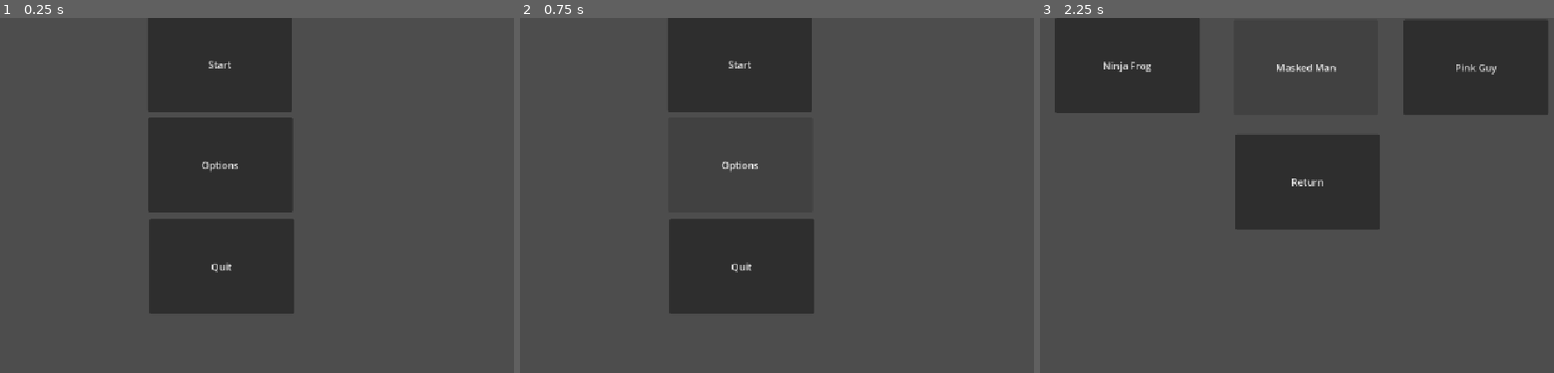
Above: before the commit, frames 1-3 (left to right).
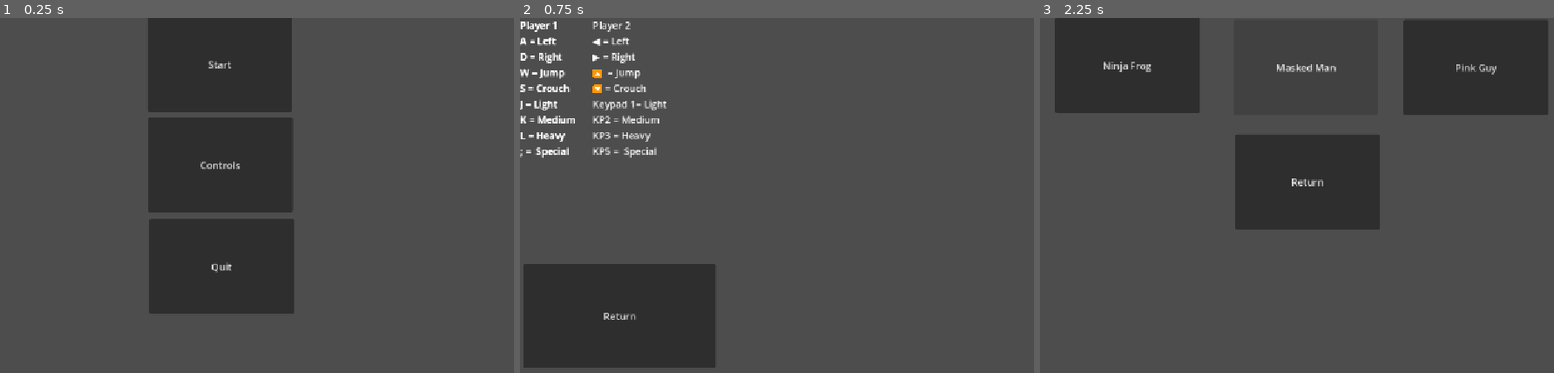
Above: after the commit, the same moments.

Repository: DinomonmonS/War-For-The-World-Tree
Game: Godot game, scene res://Menus/Main Menu.tscn
Two runs of this game, one before a commit and one after it. Both use one fixed random seed, a clock stepped at 60 frames per second and the inputs below.
Inputs (mouse positions are in pixels of both pictures, inside the frame that each line leads up to):
- Up to frame 1 (0.25 s): no input
- Up to frame 2 (0.75 s): click "Options" (after the commit: "Controls") at 0.5 s
- Up to frame 3 (2.25 s): click (1137, 316) at 1.25 s, where only the run after the commit has a clickable "Return"; click "Start" at 2 s

The runs differ from the first frame. In frame 1, 0.1% of the frame differs, in the area x 38-47%, y 40-44%; in frame 2, 25%, in the area x 0-58%, y 0-99%; in frame 3, nothing differs.

Commit message:
more menus

Diff:
--- a/Menus/CHMenu.gd
+++ b/Menus/CHMenu.gd
@@ -14,6 +14,7 @@
 func _on_frog_pressed():
 	F += 1
 	Ch += 1
+
 func _on_mask_pressed():
 	M += 1
 	Ch += 1
@@ -22,5 +23,7 @@
 	P += 1
 	Ch += 1
 
+
 func _on_back_pressed():
+	Ch = 0
 	get_tree().change_scene_to_file("res://Menus/Main Menu.tscn")
--- a/Menus/Character Menu.tscn
+++ b/Menus/Character Menu.tscn
@@ -46,10 +46,7 @@
 "
 
 [connection signal="pressed" from="button_manager/Frog" to="." method="_on_frog_pressed"]
-[connection signal="pressed" from="button_manager/Frog" to="." method="_on_start_pressed"]
-[connection signal="pressed" from="button_manager/Mask" to="." method="_on_options_pressed"]
 [connection signal="pressed" from="button_manager/Mask" to="." method="_on_mask_pressed"]
-[connection signal="pressed" from="button_manager/Pink" to="." method="_on_quit_pressed"]
 [connection signal="pressed" from="button_manager/Pink" to="." method="_on_pink_pressed"]
+[connection signal="pressed" from="button_manager/Back" to="." method="_on_back_pressed"]
 [connection signal="pressed" from="button_manager/Back" to="." method="_on_quit_pressed"]
-[connection signal="pressed" from="button_manager/Back" to="." method="_on_back_pressed"]
--- a/Menus/Main Menu.tscn
+++ b/Menus/Main Menu.tscn
@@ -25,7 +25,8 @@
 offset_top = 164.0
 offset_right = 484.0
 offset_bottom = 321.0
-text = "Options"
+text = "Controls
+"
 
 [node name="Quit" type="Button" parent="button_manager" unique_id=267041835]
 layout_mode = 0
--- /dev/null
+++ b/Menus/controls menu.tscn
@@ -0,0 +1,56 @@
+[gd_scene format=3 uid="uid://bsvolwrfia515"]
+
+[ext_resource type="Script" uid="uid://43c1b1vnvpsp" path="res://Menus/controls.gd" id="1_pnc5j"]
+
+[node name="Controls" type="Node2D" unique_id=1670234441]
+script = ExtResource("1_pnc5j")
+
+[node name="Label" type="Label" parent="." unique_id=386669298]
+offset_right = 92.0
+offset_bottom = 231.0
+text = "Player 1
+A = Left
+D = Right
+W = Jump
+S = Crouch
+J = Light
+K = Medium
+L = Heavy
+; =  Special"
+
+[node name="Label2" type="Label" parent="." unique_id=253365208]
+offset_right = 92.0
+offset_bottom = 231.0
+text = "Player 1
+A = Left
+D = Right
+W = Jump
+S = Crouch
+J = Light
+K = Medium
+L = Heavy
+; =  Special"
+
+[node name="Label3" type="Label" parent="." unique_id=1370661087]
+offset_left = 120.0
+offset_right = 212.0
+offset_bottom = 231.0
+text = "Player 2
+◀️ = Left
+▶️ = Right
+🔼  = Jump
+🔽 = Crouch
+Keypad 1= Light
+KP2 = Medium
+KP3 = Heavy
+KP5 =  Special"
+
+[node name="Button" type="Button" parent="." unique_id=989809141]
+offset_left = 6.0
+offset_top = 406.0
+offset_right = 324.0
+offset_bottom = 578.0
+text = "Return
+"
+
+[connection signal="pressed" from="Button" to="." method="_on_return_pressed"]
--- /dev/null
+++ b/Menus/controls.gd
@@ -0,0 +1,14 @@
+extends Node2D
+
+
+# Called when the node enters the scene tree for the first time.
+func _ready() -> void:
+	pass # Replace with function body.
+
+
+# Called every frame. 'delta' is the elapsed time since the previous frame.
+func _process(delta: float) -> void:
+	pass
+
+func _on_return_pressed() -> void:
+	get_tree().change_scene_to_file("res://Menus/Main Menu.tscn")
--- a/Menus/menu.gd
+++ b/Menus/menu.gd
@@ -14,7 +14,7 @@
 	get_tree().change_scene_to_file("res://Menus/Character Menu.tscn")
 
 func _on_options_pressed():
-	pass
+	get_tree().change_scene_to_file("res://Menus/controls menu.tscn")
 
 func _on_quit_pressed():
 	get_tree().quit()
--- a/project.godot
+++ b/project.godot
@@ -38,7 +38,7 @@
 }
 "Jump P1"={
 "deadzone": 0.2,
-"events": [Object(InputEventKey,"resource_local_to_scene":false,"resource_name":"","device":1,"window_id":0,"alt_pressed":false,"shift_pressed":false,"ctrl_pressed":false,"meta_pressed":false,"pressed":false,"keycode":0,"physical_keycode":32,"key_label":0,"unicode":32,"location":0,"echo":false,"script":null)
+"events": [Object(InputEventKey,"resource_local_to_scene":false,"resource_name":"","device":-1,"window_id":0,"alt_pressed":false,"shift_pressed":false,"ctrl_pressed":false,"meta_pressed":false,"pressed":false,"keycode":0,"physical_keycode":87,"key_label":0,"unicode":119,"location":0,"echo":false,"script":null)
 , Object(InputEventJoypadButton,"resource_local_to_scene":false,"resource_name":"","device":0,"button_index":11,"pressure":0.0,"pressed":true,"script":null)
 , Object(InputEventJoypadMotion,"resource_local_to_scene":false,"resource_name":"","device":0,"axis":1,"axis_value":-1.0,"script":null)
 ]
Not shown, added: Menus/controls.gd.uid
